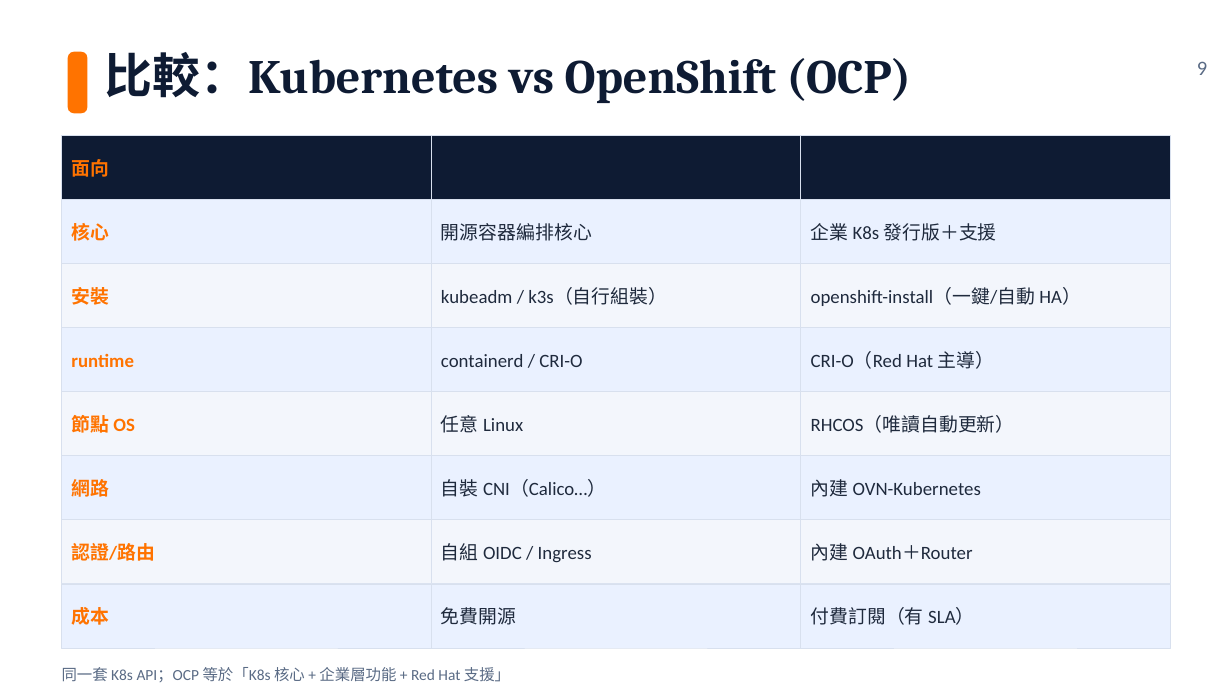
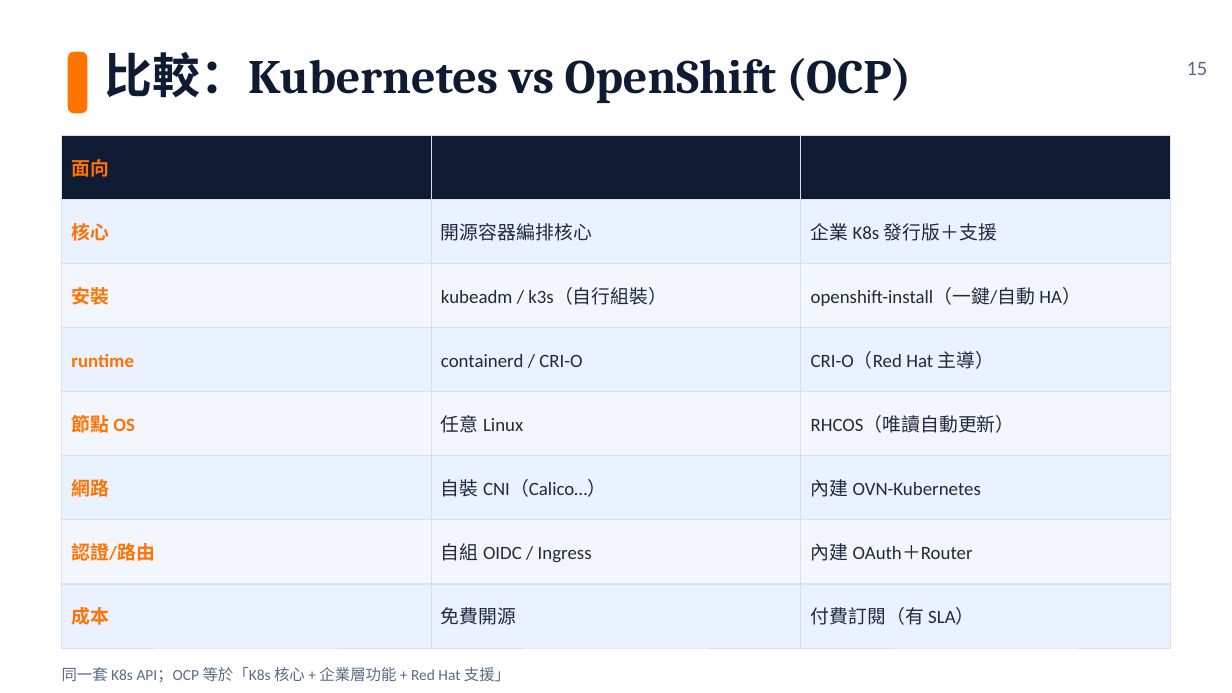
Before and after one commit to subirdkimo/k8s-course, a slide deck: slide 15 of 01-class-slides/class-02-k8s-core.pptx (slide 9 before the commit). Drawn at 1232x693 pixels with LibreOffice and Linux fonts; fonts in the diff are those of the drawing. Boxes give left, top, right and bottom in pixels: in the first picture for what was removed or moved away, otherwise in the second. Text is boxed around its words. In the diff, an @@ line names an element or a change of style, - is before the commit and + after.

```diff
--- a/01-class-slides/class-02-k8s-core.pptx
+++ b/01-class-slides/class-02-k8s-core.pptx
@@ text at <box>1187,62,1208,75</box>: text changed @@
-9
+15
```
Also in this commit, not shown: 8 other slides changed, 6 slides added, 7 other files.
